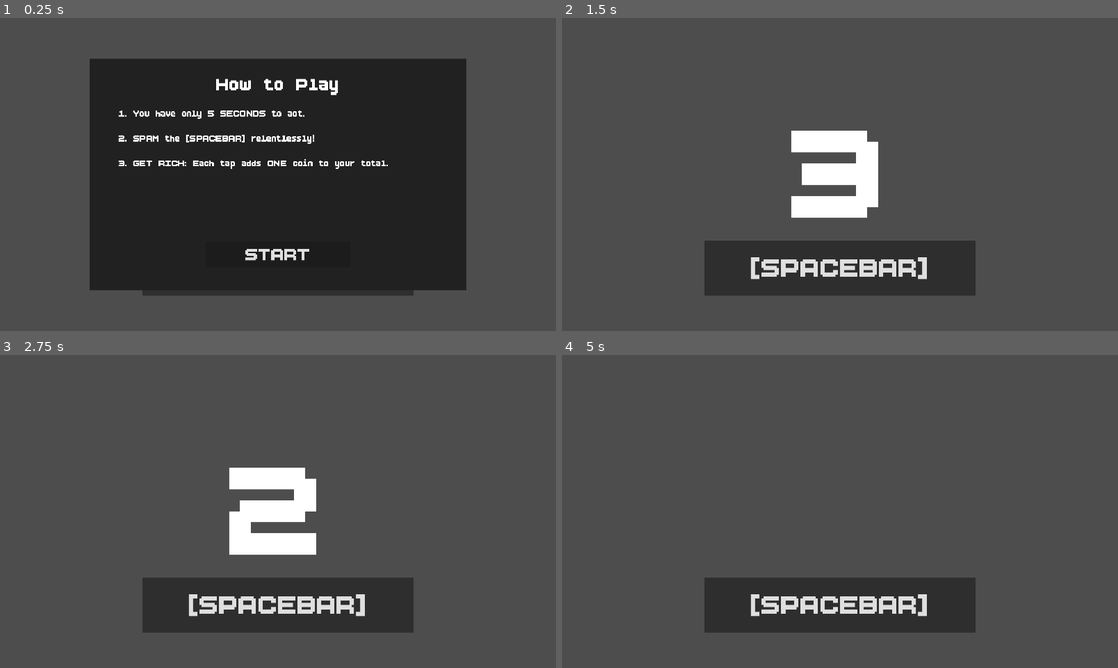
Above: before the commit, frames 1-4 (two rows, left to right).
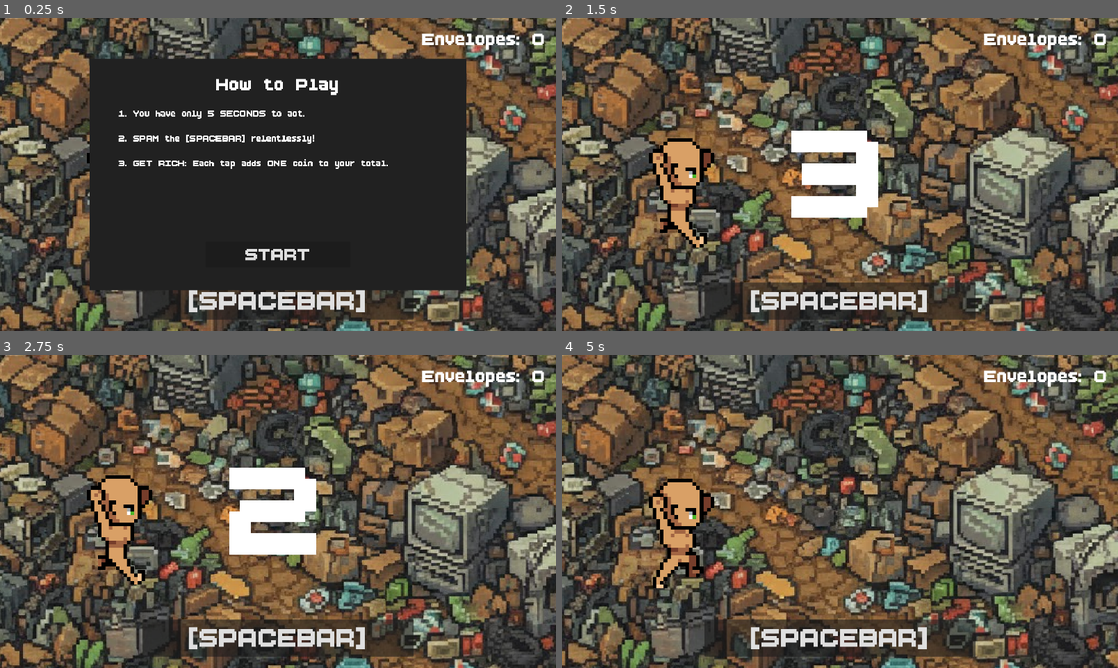
Above: after the commit, the same moments.

Repository: hoaxnt/envelhope-beta
Game: Godot game, scene res://Scenes/minigames/city/junk_collector.tscn
The game is run twice, just before and just after one commit, with the same random seed, the same clock (stepped at 60 frames per second) and the same inputs. This scene is started directly instead of the project's main scene. Sound files missing from this copy of the repository are replaced by a short silence.
Inputs (mouse positions are in pixels of both pictures, inside the frame that each line leads up to):
- Up to frame 1 (0.25 s): no input
- Up to frame 2 (1.5 s): click "[SPACEBAR]" at 0.5 s; click "START" at 1.25 s
- Up to frame 3 (2.75 s): tap Enter at 2 s; move the mouse to (400, 495) at 2.02 s; hold Right (ui_right) from 2.03 s (still down); hold Space (action) from 2.03 s (still down); click (400, 495) at 2.17 s; tap E (interact) at 2.3 s
- Up to frame 4 (5 s): move the mouse to (728, 527) at 2.77 s; release Right (ui_right) at 2.78 s; release Space (action) at 2.78 s; hold Down (ui_down) 2.78-3.53 s; tap E (interact) at 2.85, 3.8, 4.35 s; tap Space (action) at 3.05, 4.55 s; move the mouse to (895, 442) at 3.52 s; hold Right (ui_right) 3.53-4.28 s; hold Space (action) 3.53-4.28 s; tap Enter at 4.25 s; move the mouse to (812, 574) at 4.27 s; hold Up (ui_up) from 4.28 s (still down); click (812, 574) at 4.42 s

The runs differ from the first frame. In frame 1, 39% of the frame differs, in the area x 0-100%, y 0-100%; in frame 2, 78%; in frame 3, 78%; in frame 4, 80%.
Error in both runs: Invalid call. Nonexistent 'int' constructor. (res://Scripts/hud/envelopes.gd:4)

Commit message:
feat: added junk collector minigame

Diff:
--- a/Scenes/minigames/city/junk_collector.tscn
+++ b/Scenes/minigames/city/junk_collector.tscn
@@ -1,7 +1,96 @@
-[gd_scene load_steps=7 format=3 uid="uid://wngau11143uf"]
+[gd_scene load_steps=20 format=3 uid="uid://wngau11143uf"]
 
 [ext_resource type="FontFile" uid="uid://brajnm0fevmq0" path="res://assets/fonts/BoldPixels.ttf" id="1_2hg5b"]
 [ext_resource type="Script" uid="uid://ssvov4fs5s0f" path="res://scripts/minigames/city/junk_collector.gd" id="1_2u6hv"]
+[ext_resource type="Texture2D" uid="uid://crt23affnbbkj" path="res://assets/utils/junk_mountain.jpg" id="2_rphvu"]
+[ext_resource type="Texture2D" uid="uid://dkixpbmk4e8hx" path="res://assets/characters/player/Carry_Run/carry_run_side-sheet.png" id="3_rphvu"]
+
+[sub_resource type="AtlasTexture" id="AtlasTexture_i5rhf"]
+atlas = ExtResource("3_rphvu")
+region = Rect2(0, 0, 64, 64)
+
+[sub_resource type="AtlasTexture" id="AtlasTexture_mjsvf"]
+atlas = ExtResource("3_rphvu")
+region = Rect2(64, 0, 64, 64)
+
+[sub_resource type="AtlasTexture" id="AtlasTexture_gsp6p"]
+atlas = ExtResource("3_rphvu")
+region = Rect2(128, 0, 64, 64)
+
+[sub_resource type="AtlasTexture" id="AtlasTexture_f4l4v"]
+atlas = ExtResource("3_rphvu")
+region = Rect2(192, 0, 64, 64)
+
+[sub_resource type="AtlasTexture" id="AtlasTexture_w0su6"]
+atlas = ExtResource("3_rphvu")
+region = Rect2(256, 0, 64, 64)
+
+[sub_resource type="AtlasTexture" id="AtlasTexture_w22m7"]
+atlas = ExtResource("3_rphvu")
+region = Rect2(320, 0, 64, 64)
+
+[sub_resource type="SpriteFrames" id="SpriteFrames_2u6hv"]
+animations = [{
+"frames": [{
+"duration": 1.0,
+"texture": SubResource("AtlasTexture_i5rhf")
+}, {
+"duration": 1.0,
+"texture": SubResource("AtlasTexture_mjsvf")
+}, {
+"duration": 1.0,
+"texture": SubResource("AtlasTexture_gsp6p")
+}, {
+"duration": 1.0,
+"texture": SubResource("AtlasTexture_f4l4v")
+}, {
+"duration": 1.0,
+"texture": SubResource("AtlasTexture_w0su6")
+}, {
+"duration": 1.0,
+"texture": SubResource("AtlasTexture_w22m7")
+}],
+"loop": true,
+"name": &"default",
+"speed": 15.0
+}]
+
+[sub_resource type="Animation" id="Animation_i5rhf"]
+resource_name = "move"
+length = 5.0
+tracks/0/type = "value"
+tracks/0/imported = false
+tracks/0/enabled = true
+tracks/0/path = NodePath("Background:position")
+tracks/0/interp = 1
+tracks/0/loop_wrap = true
+tracks/0/keys = {
+"times": PackedFloat32Array(0, 5),
+"transitions": PackedFloat32Array(1, 1),
+"update": 0,
+"values": [Vector2(374, -165), Vector2(-470, -165)]
+}
+
+[sub_resource type="Animation" id="Animation_mjsvf"]
+length = 0.001
+tracks/0/type = "value"
+tracks/0/imported = false
+tracks/0/enabled = true
+tracks/0/path = NodePath("Background:position")
+tracks/0/interp = 1
+tracks/0/loop_wrap = true
+tracks/0/keys = {
+"times": PackedFloat32Array(0),
+"transitions": PackedFloat32Array(1),
+"update": 0,
+"values": [Vector2(374, -165)]
+}
+
+[sub_resource type="AnimationLibrary" id="AnimationLibrary_mjsvf"]
+_data = {
+&"RESET": SubResource("Animation_mjsvf"),
+&"move": SubResource("Animation_i5rhf")
+}
 
 [sub_resource type="Animation" id="Animation_u50xa"]
 length = 4.0
@@ -34,10 +123,15 @@
 "values": ["3", "2", "1", "GO!"]
 }
 
+[sub_resource type="Animation" id="Animation_rphvu"]
+resource_name = "move"
+length = 5.0
+
 [sub_resource type="AnimationLibrary" id="AnimationLibrary_u50xa"]
 _data = {
 &"RESET": SubResource("Animation_u50xa"),
-&"countdown": SubResource("Animation_wka3v")
+&"countdown": SubResource("Animation_wka3v"),
+&"move": SubResource("Animation_rphvu")
 }
 
 [sub_resource type="StyleBoxFlat" id="StyleBoxFlat_2hg5b"]
@@ -45,6 +139,27 @@
 
 [node name="JunkCollector" type="Node2D"]
 script = ExtResource("1_2u6hv")
+
+[node name="Background" type="Sprite2D" parent="."]
+position = Vector2(374, -165)
+scale = Vector2(1.6796875, 1.5341797)
+texture = ExtResource("2_rphvu")
+
+[node name="Player" type="AnimatedSprite2D" parent="."]
+position = Vector2(-298.00003, 209)
+scale = Vector2(5.548, 5.578)
+sprite_frames = SubResource("SpriteFrames_2u6hv")
+frame_progress = 0.38031948
+
+[node name="Camera2D" type="Camera2D" parent="Player"]
+position = Vector2(44.700806, -5.01972)
+scale = Vector2(0.17927173, 0.17927173)
+zoom = Vector2(2.255, 2.255)
+
+[node name="PlayerAnimation" type="AnimationPlayer" parent="."]
+libraries = {
+&"": SubResource("AnimationLibrary_mjsvf")
+}
 
 [node name="CanvasLayer" type="CanvasLayer" parent="."]
 
@@ -71,15 +186,16 @@
 }
 
 [node name="TapTapButton" type="Button" parent="CanvasLayer"]
+custom_minimum_size = Vector2(936, 128)
 anchors_preset = 7
 anchor_left = 0.5
 anchor_top = 1.0
 anchor_right = 0.5
 anchor_bottom = 1.0
 offset_left = -468.0
-offset_top = -312.0
+offset_top = -167.0
 offset_right = 468.0
-offset_bottom = -122.0
+offset_bottom = -39.0
 grow_horizontal = 2
 grow_vertical = 0
 focus_mode = 0
@@ -160,9 +276,75 @@
 anchors_preset = 1
 anchor_left = 1.0
 anchor_right = 1.0
-offset_left = -40.0
-offset_bottom = 23.0
+offset_left = -441.0
+offset_top = 34.0
+offset_right = -37.0
+offset_bottom = 110.0
 grow_horizontal = 0
-
-[connection signal="pressed" from="CanvasLayer/TapTapButton" to="." method="_on_tap_tap_button_button_up"]
+theme_override_fonts/font = ExtResource("1_2hg5b")
+theme_override_font_sizes/font_size = 80
+text = "Envelopes: 0"
+
+[node name="SummaryPanel" type="Panel" parent="CanvasLayer"]
+visible = false
+clip_contents = true
+custom_minimum_size = Vector2(1300, 800)
+offset_left = 175.0
+offset_top = 140.0
+offset_right = 1745.0
+offset_bottom = 940.0
+theme_override_styles/panel = SubResource("StyleBoxFlat_2hg5b")
+
+[node name="HBoxContainer" type="HBoxContainer" parent="CanvasLayer/SummaryPanel"]
+layout_mode = 1
+anchors_preset = 8
+anchor_left = 0.5
+anchor_top = 0.5
+anchor_right = 0.5
+anchor_bottom = 0.5
+offset_left = -675.0
+offset_top = -400.0
+offset_right = 675.0
+offset_bottom = 400.0
+grow_horizontal = 2
+grow_vertical = 2
+alignment = 1
+
+[node name="VBoxContainer" type="VBoxContainer" parent="CanvasLayer/SummaryPanel/HBoxContainer"]
+custom_minimum_size = Vector2(1300, 0)
+layout_mode = 2
+alignment = 1
+
+[node name="MarginContainer" type="MarginContainer" parent="CanvasLayer/SummaryPanel/HBoxContainer/VBoxContainer"]
+layout_mode = 2
+size_flags_horizontal = 4
+size_flags_vertical = 4
+theme_override_constants/margin_left = 100
+theme_override_constants/margin_top = 275
+theme_override_constants/margin_right = 100
+
+[node name="SummaryText" type="Label" parent="CanvasLayer/SummaryPanel/HBoxContainer/VBoxContainer/MarginContainer"]
+layout_mode = 2
+size_flags_horizontal = 4
+theme_override_fonts/font = ExtResource("1_2hg5b")
+theme_override_font_sizes/font_size = 100
+text = "You've earned 0 Envelopes!"
+horizontal_alignment = 1
+
+[node name="MarginContainer2" type="MarginContainer" parent="CanvasLayer/SummaryPanel/HBoxContainer/VBoxContainer"]
+layout_mode = 2
+size_flags_vertical = 10
+theme_override_constants/margin_bottom = 185
+
+[node name="DoneButton" type="Button" parent="CanvasLayer/SummaryPanel/HBoxContainer/VBoxContainer/MarginContainer2"]
+custom_minimum_size = Vector2(500, 0)
+layout_mode = 2
+size_flags_horizontal = 4
+size_flags_vertical = 10
+focus_mode = 0
+theme_override_fonts/font = ExtResource("1_2hg5b")
+theme_override_font_sizes/font_size = 80
+text = "DONE"
+
 [connection signal="pressed" from="CanvasLayer/InstructionsPanel/HBoxContainer/VBoxContainer/MarginContainer2/StartButton" to="." method="_on_start_button_pressed"]
+[connection signal="pressed" from="CanvasLayer/SummaryPanel/HBoxContainer/VBoxContainer/MarginContainer2/DoneButton" to="." method="_on_done_button_pressed"]
--- a/Scripts/autoloads/game_data.gd
+++ b/Scripts/autoloads/game_data.gd
@@ -55,7 +55,7 @@
 		}
 	},
 	"current_objective": "none",
-	"diver_objective": "none",#fortest
+	"diver_objective": "none",#fortest completed
 	"list_of_objectives": {
 		"gather_woods": "OBJECTIVE: Gather 15 woods and give it to Diver",
 		"survive_day_1": "OBJECTIVE: Find job and buy some food",
--- a/Scripts/hud/day_panel.gd
+++ b/Scripts/hud/day_panel.gd
@@ -26,7 +26,7 @@
 		day_target_value = 0
 		return
 
-	day_target_value += 50.0 #fortest
+	day_target_value += 1.0 #fortest
 	day_target_value = clamp(day_target_value, 0.0, day_progress_bar.max_value)
 
 	var tween = create_tween()
--- a/Scripts/minigames/city/junk_collector.gd
+++ b/Scripts/minigames/city/junk_collector.gd
@@ -1,41 +1,54 @@
-extends Node2D # Assuming this script is on a main UI node
+extends Node2D
 
-@onready var countdown_label = $CanvasLayer/CountdownLabel #get_node("CanvasLayer/Instructions/HBoxContainer/VBoxContainer/MarginContainer/Text")
-@onready var instructions_panel = $CanvasLayer/InstructionsPanel #get_node("CanvasLayer/Instructions")
-@onready var anim = get_node("CanvasLayer/AnimationPlayer")
+@onready var countdown_label = $CanvasLayer/CountdownLabel
+@onready var instructions_panel = $CanvasLayer/InstructionsPanel
+@onready var player = $Player
+@onready var background = $Background
+@onready var anim = $CanvasLayer/AnimationPlayer
+@onready var player_anim = $PlayerAnimation
+@onready var summary_panel = $CanvasLayer/SummaryPanel
+@onready var score_label = $CanvasLayer/ScoreLabel
+@onready var summary_text = $CanvasLayer/SummaryPanel/HBoxContainer/VBoxContainer/MarginContainer/SummaryText
 
-# --- Game State Variables (Good practice for tracking) ---
 var game_started: bool = false
+var is_pressed: bool = false
 var countdown_finished: bool = false
+var collected_envelopes: int = 0
 
 func _ready() -> void:
-	print(countdown_label.name)
+	summary_panel.hide()
+	score_label.text = "Envelopes: 0"
 
 func _on_start_button_pressed() -> void:
-	if game_started:
+	if is_pressed:
 		return
+	is_pressed = true
 
 	instructions_panel.hide()
-
-	# Start the countdown animation
 	anim.play("countdown")
 
-	# Wait for the animation to complete
 	await anim.animation_finished
-	print("Countdown finished. Game started!")
 	countdown_label.hide()
 
+	game_started = true
+	player_anim.play("move")
+	player.play("default")
+
+	await player_anim.animation_finished
 	countdown_finished = true
-	game_started = true
+	game_started = false
 
-
+	summary_text.text = "You've earned %s Envelopes!" % str(collected_envelopes)
+	player.stop()
+	summary_panel.show()
 
 func _unhandled_input(event: InputEvent) -> void:
-	if countdown_finished and event.is_action_pressed("action"):
-		print("TAP (action)")
-		# You would add your game logic here (e.g., increment score)
+	if not countdown_finished and game_started and event.is_action_pressed("action"):
+		collected_envelopes += 1
+		score_label.text = "Envelopes: %s" % str(collected_envelopes)
 
-func _on_tap_tap_button_button_up() -> void:
-	if countdown_finished:
-		print("TAP (TapTapButton)")
-		# You would add your game logic here (e.g., increment score)
+func _on_done_button_pressed() -> void:
+	summary_panel.hide()
+	await Transition.transition_to_scene("res://scenes/chapters/chapter_2.tscn")
+	var earned_envelopes = GlobalData.player_data.get("envelopes") + collected_envelopes
+	GlobalData.update_player_data("envelopes", earned_envelopes)
--- a/Scripts/utils/kidnap_checker.gd
+++ b/Scripts/utils/kidnap_checker.gd
@@ -3,8 +3,11 @@
 func _on_body_entered(body: Node2D) -> void:
 	var NPC_DATA = SaveLoad.load_game(SaveLoad.NPC_DATA_PATH)
 	var INVENTORY = SaveLoad.load_game(SaveLoad.INVENTORY_PATH)
+
 	NPC_DATA = SaveLoad.load_game(SaveLoad.NPC_DATA_PATH)
 	if body.is_in_group("player"):
+		#fortest
+		#if INVENTORY["Log"] >= 1 and NPC_DATA["current_objective"] == "gather_woods":
 		if INVENTORY["Log"] >= 1 and NPC_DATA["current_objective"] == "gather_woods":
 
 			NPC_DATA["current_objective"] = "none"
